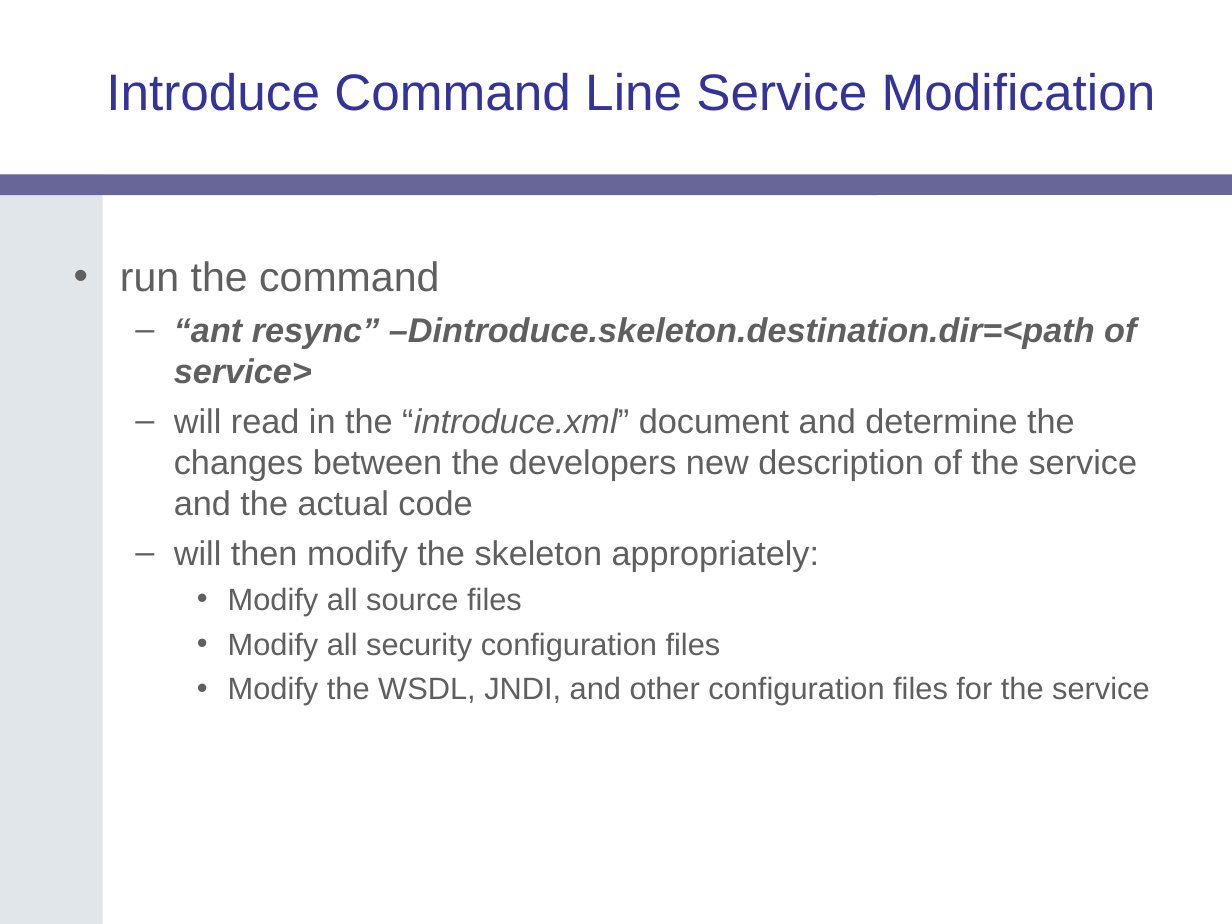
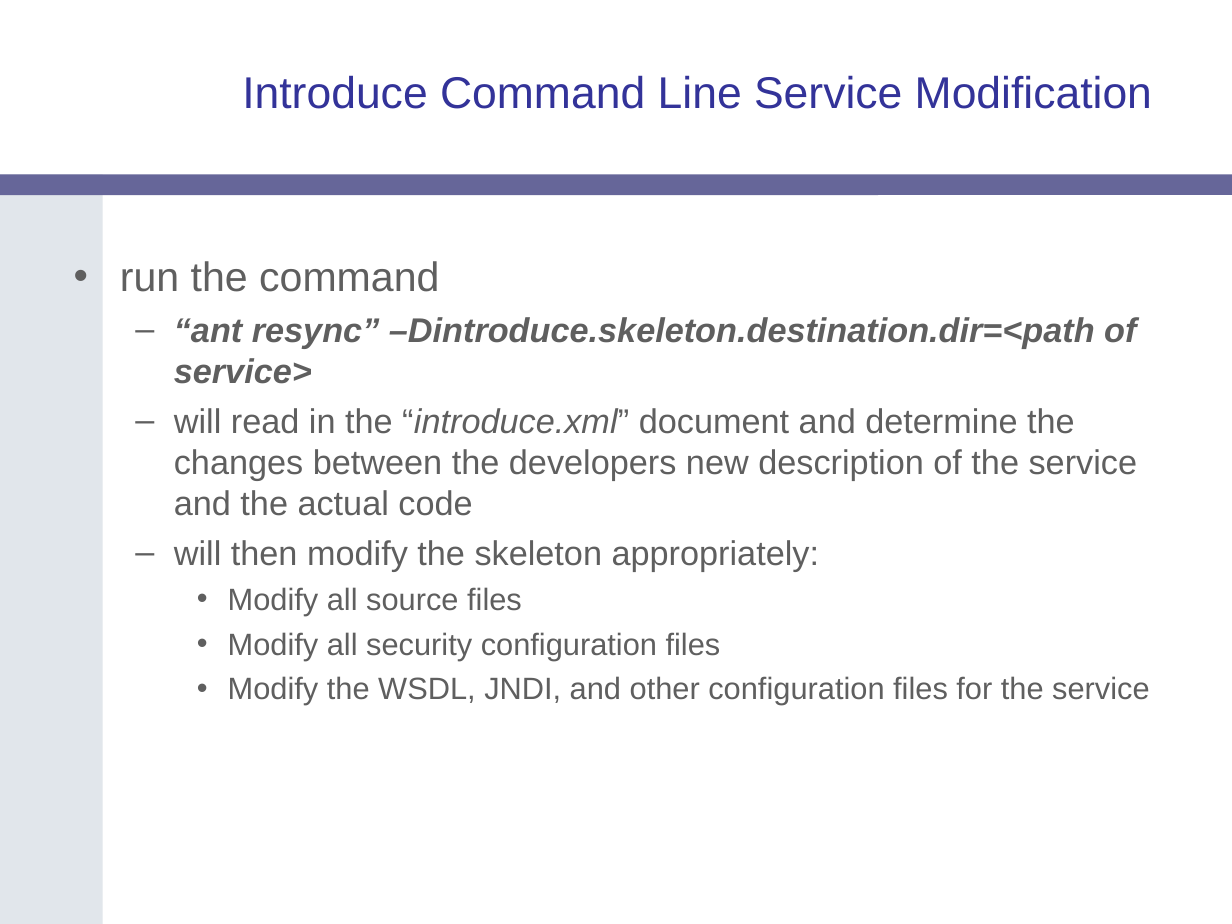
Before and after one commit to NCIP/cagrid-portal, a slide deck: slide 16 of cagrid-1-0/Documentation/presentations/introduce/gridWorld-2006-Introduce.ppt (slide 28 before the commit). Drawn at 1232x924 pixels with LibreOffice and Linux fonts; fonts in the diff are those of the drawing; background and template pictures are left out. Boxes give left, top, right and bottom in pixels: in the first picture for what was removed or moved away, otherwise in the second. Text is boxed around its words. In the diff, an @@ line names an element or a change of style, - is before the commit and + after.

```diff
--- a/cagrid-1-0/Documentation/presentations/introduce/gridWorld-2006-Introduce.ppt
+++ b/cagrid-1-0/Documentation/presentations/introduce/gridWorld-2006-Introduce.ppt
@@ title "Introduce Command Line Service Modification": place and size @@
-title "Introduce Command Line Service Modification" at bbox=[106, 73, 1156, 111]
+title "Introduce Command Line Service Modification" at bbox=[242, 75, 1152, 109]
@@ title "Introduce Command Line Service Modification" at bbox=[242, 75, 1152, 109]: size 30 to 26 pt @@
```
Also in this commit, not shown: 10 other slides changed, 3 slides added, 13 slides removed.
